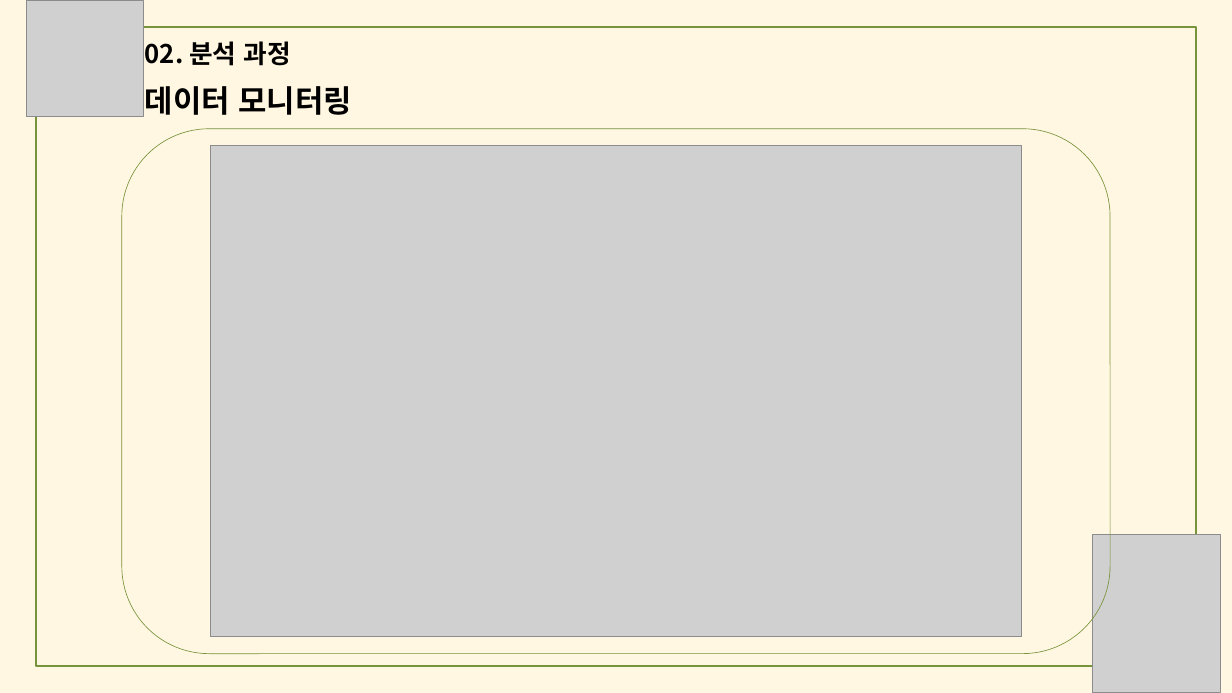
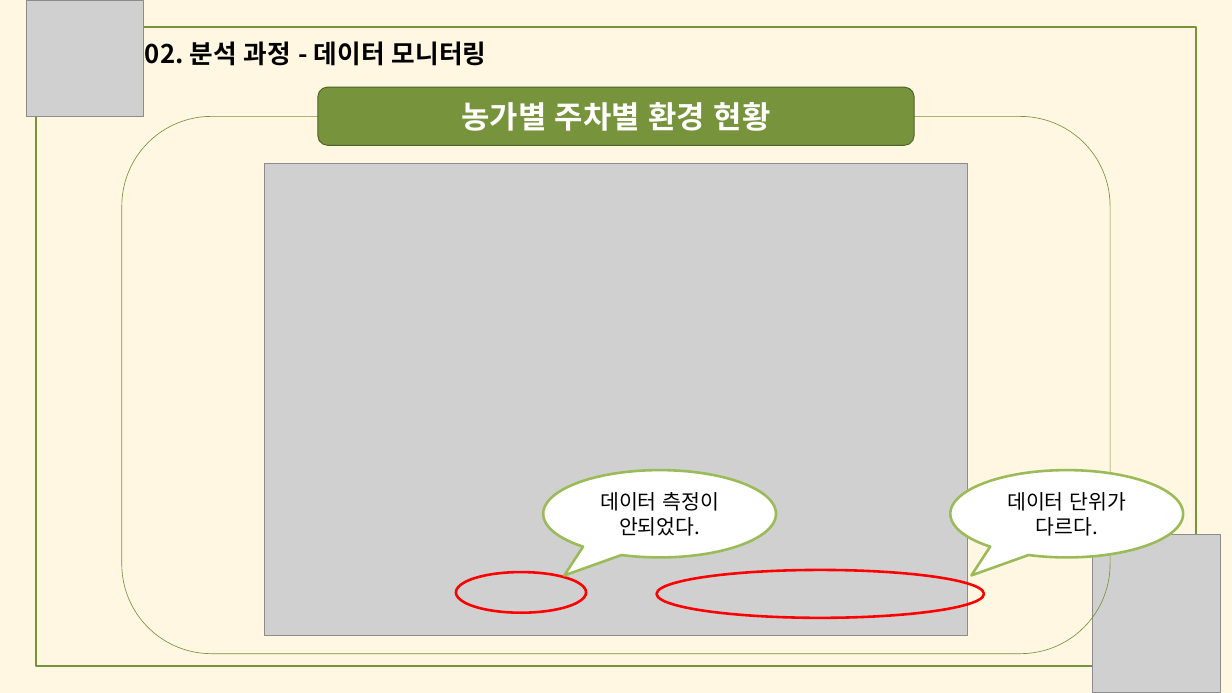
Before and after one commit to meucham11/nong_intern, a slide deck: slide 10 of 경진대회.pptx (slide 11 before the commit). Drawn at 1232x693 pixels with LibreOffice and Linux fonts; fonts in the diff are those of the drawing; grey boxes stand for pictures. Boxes give left, top, right and bottom in pixels: in the first picture for what was removed or moved away, otherwise in the second. Text is boxed around its words. In the diff, an @@ line names an element or a change of style, - is before the commit and + after.

```diff
--- a/경진대회.pptx
+++ b/경진대회.pptx
@@ text at (145, 41, 487, 66): text changed; size 24 to 20 pt @@
-데이터 모니터링
+02. 분석 과정 - 데이터 모니터링
@@ rounded rectangle added at (318, 87, 914, 145), fill #77933C, outline #4F6228 0.75 pt, 24 pt, text #FFFFFF, bold @@
+농가별 주차별 환경 현황
@@ rounded rectangle: place and size @@
-rounded rectangle at (122, 128, 1111, 653)
+rounded rectangle at (122, 116, 1111, 653)
@@ picture: place and size @@
-picture at (211, 146, 1021, 638)
+picture at (264, 164, 968, 636)
@@ speech bubble added at (543, 470, 776, 557), fill #FFFFFF, outline #9BBB59 2 pt, 16 pt, text #000000 @@
+데이터 측정이 안되었다.
@@ speech bubble added at (950, 470, 1183, 557), fill #FFFFFF, outline #9BBB59 2 pt, 16 pt, text #000000 @@
+데이터 단위가 다르다.
@@ ellipse added at (456, 572, 586, 613), outline #FF0000 2 pt @@
@@ ellipse added at (657, 570, 984, 618), outline #FF0000 2 pt @@
```
Also in this commit, not shown: 22 other slides changed.
